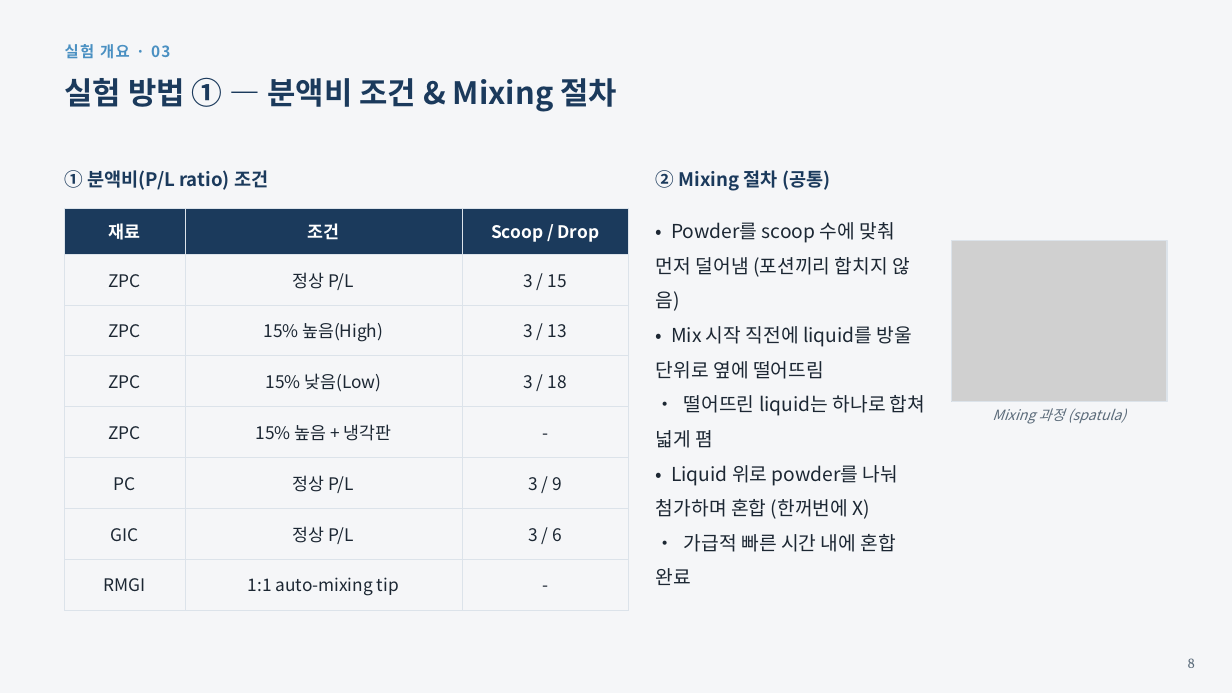
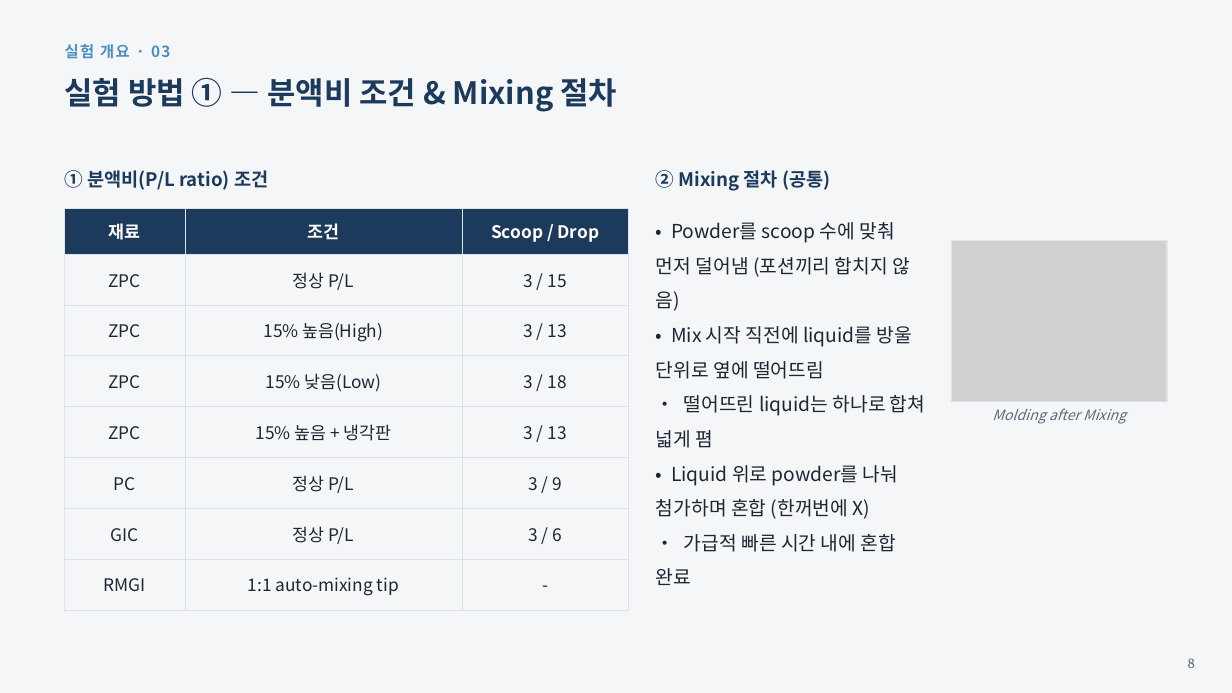
Before and after one commit to yojokem/-, a slide deck: slide 8 of 수복치과재료학실험/수복치과재료학실험_DentalCements_20260922.pptx. Drawn at 1232x693 pixels with LibreOffice and Linux fonts; fonts in the diff are those of the drawing; grey boxes stand for pictures. Boxes give left, top, right and bottom in pixels: in the first picture for what was removed or moved away, otherwise in the second. Text is boxed around its words. In the diff, an @@ line names an element or a change of style, - is before the commit and + after.

```diff
--- a/수복치과재료학실험/수복치과재료학실험_DentalCements_20260922.pptx
+++ b/수복치과재료학실험/수복치과재료학실험_DentalCements_20260922.pptx
@@ table at (65, 208, 628, 610) @@
-row 5, column 3: -
+row 5, column 3: 3 / 13
@@ text at (992, 408, 1126, 424): text changed @@
-Mixing 과정 (spatula)
+Molding after Mixing
```
Also in this commit, not shown: 11 other slides changed, 3 other files.
